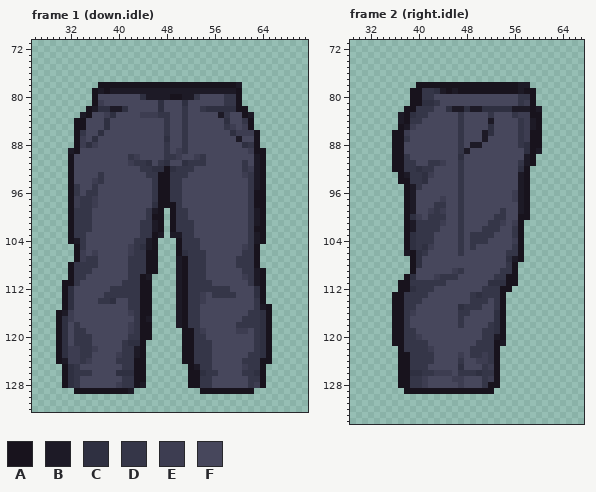
Edited in one commit: pixel-art file (assets/source/characters/player-r01/editable/bottom.dark-trousers.aseprite). Above is the file before it was changed.
96x144 pixels, 4 frames. Colours within 5 levels of each other are drawn and written as one. Shown: frame 1 (down.idle): x 26..71, y 71..132; frame 2 (right.idle): x 29..67, y 71..134. The commit also changed other frames, which this record leaves out.
Palette (. is transparent): A #18131d  B #1d1a26  C #2f3041  D #353648  E #3d3d51  F #47475c
Pixels before, frame 1 (down.idle) (only the part around the change), first column x 26:
 71 ..............................................
 72 ..............................................
 73 ..............................................
 74 ..............................................
 75 ..............................................
 76 ..............................................
 77 ..............................................
 78 ...........AAAAAAAAAAAAAAAAAAAAAAAB...........
 79 ..........ABABBBBBBBBBBBBBBBBBBBBBA...........
 80 ..........AFFFFFFFCBBBBAABBDFFFFDDA...........
 81 ..........AEFFFFFFFFFCFFFCFFFFFFDDA...........
 82 .........ABCCBBCFFFFFCFFFDFFDCCCCCAA..........
 83 ........BAFFECFFFFEEEDDFFDFFFFFBDFFAB.........
 84 .......AAFFFCFFFFFFFFFDFFDFFFFFFCFFDA.........
 85 .......AAFFFCFFFFFFFFFDFFDFFFFFFDEFEA.........
 86 .......ADFFCFFFFFFFFFFDFFDFFFFFFFCEEEA........
 87 .......AEFCFFFFFFFFFFFCFFDFFFFFFFFBFFA........
 88 .......AECEFFFFFFFFFFFDFFDFFFFFFFFFCDA........
 89 ......BAFFFFFFFFFFFFFFDFEDFFFFFFFFFFEAA.......
 90 ......AFFFFFFFFFDEFFFFDDEFFEDFFFFFFFFBA.......
 91 ......AFFFFFFFFFEDDCFDCFFCDDDFFFFFFDFBA.......
 92 ......AFFFFFFFFFFFDDCCACDDDFFFFFFFFDEBA.......
 93 ......AFFFFDFFFFFFFDDAADDDFFFFFFFFFEDBA.......
 94 ......AFFFEDFFFFFFFFDAADDFFFFFFFFFFFDBA.......
 95 ......ADFFDFFFFFFFFFDAADDFFFFFFFFFFFDBA.......
 96 ......ADFDDFFFFFFFFFDAADDFFFFFFFFFFFDAA.......
 97 ......AEDDEFFFFFFFFFDAADDFFFFFFFFFFFDAA.......
 98 ......AEDDEFFFFFFFFFCAAADFFFFFFFFFFFDAA.......
 99 ......ADDDFFFFFFFFFDBA.ADDFFFFFFFFFFDBA.......
100 ......ADDDFFFFFFFFFDAA.ADDFFFFFFFFFFDBA.......
101 ......ADDDFFFFFFFFDDBA.ADDDFFFFFFFFFDBA.......
102 ......ADDDFFFFFFFFDDBA.ADDDFFFFFFFFFDAA.......
103 ......ADDFFFFFFFFFDDAB.BBDDFFFFFFFFFDBA.......
104 ......ABDFFFFFFFFDDBA...ADDDFFFFFFFFDBA.......
105 .......ADFFFFFFFEDCBA...ADDDFFFFFFFEDA........
106 .......AEFEFFFFFEDDAA...ACDDDFFFFFFDDA........
107 .......AEDDFFFFFDDDAA...BADDDFFFFFDDDA........
108 ......ADDDDFFFFFDDDAA...BADDDFFFFFDDDA........
109 ......ADDDFFFFFFDDDAA...BADDDFFFFFFDDBA.......
110 ......ADDFFFFFFFDDAB....BADDDFFFFFFEDBA.......
111 .....AADFFFFFFFDDDAA....BADDDDFFFFFFDBA.......
112 .....ACFFFFFFDDDDDAA....BADDDDDDDFFFFCA.......
113 .....ACFFFFFDDDDDDAA....BADDEFDDDDFFFCA.......
114 .....ACFFFFDDCFFDDAA....BADDEFFFFFFFFDA.......
115 .....ACFFFFFFFFFDDAA....BADDFFFFFFFFFDBA......
116 ....ABEFFFFFFFFFEDAA....BADDFFFFFFFFDDCA......
117 ....ACEFFFFFFFFFFDAB....BADDFFFFFFFDDDCA......
118 ....ACFDFFFFFFFFEDAA....BADDFFFFFFDDDDCA......
119 ....ACFDDFFFFFFFEDAA.....AADEFFFFFEEFDCA......
120 ....ACFDDDFFFFFFDDAA.....AADDFFFFFFFFDCA......
121 ....ACFDDDFFFFFDCCA......AADDDFFFFFFFDCA......
122 ....ACEEDDEFFFFDDBA......AADDDFFFFFFFDCA......
123 ....ACEEDDFFFFEDDBA......AADDDFFFFFFDDCA......
124 ....ABEEDEFFFFDDDAA......AADDDFFFFFDDDAA......
125 .....ACDFFFFFFFDDAA.......ABDDFFFFFEDDA.......
126 .....ACDDDFFFFCCCAA.......AACDDFFFFDDCA.......
127 .....ACDFFFFFFFDDAA.......AADDFFFFFFDDA.......
128 .....ACDFFFFFFEDDAB.......AADDFFFFFFDEA.......
129 .......AAAAAAAAAB...........AAAAAAAAA.........
130 ..............................................
131 ..............................................
132 ..............................................
Pixels before, frame 2 (right.idle) (only the part around the change), first column x 31:
 71 ...................................
 72 ...................................
 73 ...................................
 74 ...................................
 75 ...................................
 76 ...................................
 77 ...................................
 78 .........AAAAAAAAAAAAAAAAABB.......
 79 ........AADDCBABAAAAAAAAAABAA......
 80 ........AADDFFFFFFFFFFFFFFDDA......
 81 ........AACCDFFFFFFFFFFFFFDEA......
 82 .......AADDDFFCBBCBBCCCCCBBBAB.....
 83 ......BACDDFFFFFDFFFFDFFFDEEAA.....
 84 ......BADDFFFFFFDFFFFBFFFFDEBA.....
 85 ......ABEFFFFFFFDFFFFCFFFFDEBA.....
 86 .....AAEFFFFFFFFDFFFBCFFFFDEAA.....
 87 .....AADFFFFFFFFDFFFBFFFFFDEAA.....
 88 .....AAFFFFFFFFFDFBBFFFFFFDCAA.....
 89 .....AAFFFFFFFFFDBFFFFFFFFFCAB.....
 90 .....AADFFFFFFFFCFFFFFFFFFFBA......
 91 .....AADDFFDDEFFDFFFFFFFFFDBA......
 92 .....AADDCDDFFFFDFFFFFFFFFCA.......
 93 ......ABDDCEFFFFDFFFFFFFFFBA.......
 94 ......AADDCFFFFFDFFFFFFFFFBA.......
 95 .......ABDFFFFFFDFFFFFFFFFBA.......
 96 .......ABFFFFFFFDFFFFFFFFEBA.......
 97 .......ABFFFFEFFDFFFFFFFFEBA.......
 98 .......ABFFFDDFFDFFFFFFFFFBA.......
 99 .......ABFFEDEFFDFFFFFFDFFBA.......
100 .......ACEFDDDFFDFFFFFDDFFAA.......
101 .......ABDDDDEFFDFFFFDDEFEA........
102 .......ABDDDDFFFDFFFDDDFFDA........
103 .......ACDDDFFFFDFDDDDFFFDA........
104 .......ACDDDFFFFDFDDDFFFFEA........
105 .......ACDCEFFFFDFDFFFFFFDA........
106 .......BACDFFFFFDFFFFFFFDDA........
107 ........ACFFFFFFFFFFFFFFCBA........
108 ........ACFFFFFFFFFFFFFFDA.........
109 ........AFFFFFFEDFFFFFFDDA.........
110 .......ACFFFEDDDFFFFFFDDAA.........
111 ......AADDDDDDFFFFFFFCCCAA.........
112 ......AACDDDFFFFFFFFDDDAA..........
113 .....AADDDDFFFFFFFDCDDDA...........
114 .....AADDDFFFFFFFFDDDFDA...........
115 .....AADDFFFFFFFCDDDFFDA...........
116 .....AADEFFFFFFFDDFFFFCA...........
117 .....AADFFFFFFFFDFFFFFCA...........
118 .....AADFFFFFFFFDFFFFDCA...........
119 .....AADDFFFFFFFFFFFDDCA...........
120 .....AADDEFFFFFFFFFFDDBA...........
121 .....AADDDDFFFFFFFFDDDAB...........
122 ......ADDDDEFFFFFFDDDDA............
123 ......AADDDDFFFFEFDDEDA............
124 ......AADDDDFFFFDFFEEDA............
125 ......AADDDFFFFFCFFFDEA............
126 ......AACCDDEEEFDDDCDDA............
127 ......AADDEFFFFEEFFFDEA............
128 ......AADDEFFFFFEFFFDAA............
129 .......AAAAAAAAAAAAAAA.............
130 ...................................
131 ...................................
132 ...................................
133 ...................................
134 ...................................
The same view after the edit:
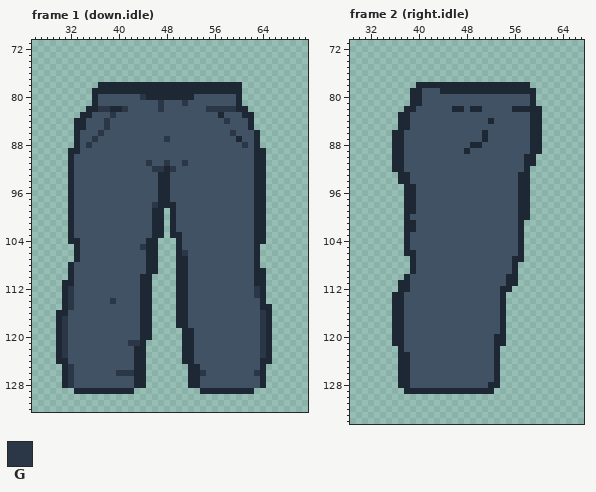
Colours new in this view: G #2b3747
The exact change:
colour A: #18131d -> #1e2835
colour F: #47475c -> #415265
Changed rows in their new state; - is a pixel that keeps its letter.
Frame 1 (down.idle):
first column x 31:
 78 -----------------------------A----
 79 ------A-AAAAAAAAAAAAAAAAAAAAA-----
 80 -------------GAAAA--AAF----FF-----
 81 ------F---------G---G------FF-----
 82 -----AGGAAG-----G---F--FGGGGG-----
 83 ---A---FG----FFFFF--F-----AF---A--
 84 -------G---------F--F------G--F---
 85 -------G---------F--F------FF-F---
 86 ---F--G----------F--F-------GFFF--
 87 ---F-G-----------G--F--------A----
 88 ---FGF-----------F--F---------GF--
 89 -A---------------F-FF----------F--
 90 -----------FF----FFF--FF--------A-
 91 -----------FFFG-FG--GFFF------F-A-
 92 -------------FFGG-GFFF--------FFA-
 93 ------F-------FF--FFF---------FFA-
 94 -----FF--------F--FF-----------FA-
 95 --F--F---------F--FF-----------FA-
 96 --F-FF---------F--FF-----------F--
 97 --FFFF---------F--FF-----------F--
 98 --FFFF---------G---F-----------F--
 99 --FFF---------FA---FF----------FA-
100 --FFF---------F----FF----------FA-
101 --FFF--------FFA---FFF---------FA-
102 --FFF--------FFA---FFF---------F--
103 --FF---------FF-A-AAFF---------FA-
104 --AF--------FFA-----FFF--------FA-
105 ---F-------FFGA-----FFF-------FF--
106 ---F-F-----FFF------GFFF------FF--
107 ---FFF-----FFF-----A-FFF-----FFF--
108 --FFFF-----FFF-----A-FFF-----FFF--
109 --FFF------FFF-----A-FFF------FFA-
110 --FF-------FF-A----A-FFF------FFA-
111 --F-------FFF------A-FFFF------FA-
112 -G------FFFFF------A-FFFFFFF----G-
113 -G-----FFFFFF------A-FFF-FFFF---G-
114 -G----FFG--FF------A-FFF--------F-
115 -G---------FF------A-FF---------FA
116 AF---------FF------A-FF--------FFG
117 GF----------F-A----A-FF-------FFFG
118 G-F--------FF------A-FF------FFFFG
119 G-FF-------FF---------FF-----FF-FG
120 G-FFF------FF---------FF--------FG
121 G-FFF-----FGG---------FFF-------FG
122 GFFFFF----FFA---------FFF-------FG
123 GFFFF----FFFA---------FFF------FFG
124 AFFFF----FFF----------FFF-----FFF-
125 -GF-------FF----------AFF-----FFF-
126 -GFFF----GGG-----------GFF----FFG-
127 -GF-------FF-----------FF------FF-
128 -GF------FFF-A---------FF------FF-
129 -----------A----------------------
Frame 2 (right.idle):
first column x 37:
 78 --------------------AA--
 79 ----FFFA-A----------A---
 80 ----FF--------------FF--
 81 ----FFF-------------FF--
 82 ---FFF--FAAFAAFFFFFAAA-A
 83 A-FFF-----F----F---FFF--
 84 A-FF------F----A----FFA-
 85 -AF-------F----F----FFA-
 86 -F--------F---AF----FF--
 87 -F--------F---A-----FF--
 88 ----------F-AA------FF--
 89 ----------FA---------F-A
 90 -F--------F----------A--
 91 -FF--FFF--F---------FA--
 92 -FFFFF----F---------F---
 93 -AFFFF----F---------A---
 94 --FFF-----F---------A---
 95 --AF------F---------A---
 96 --A-------F--------FA---
 97 --A----F--F--------FA---
 98 --A---FF--F---------A---
 99 --A--FFF--F------F--A---
100 --FF-FFF--F-----FF------
101 --AFFFFF--F----FFF-F----
102 --AFFFF---F---FFF--F----
103 --FFFF----F-FFFF---F----
104 --FFFF----F-FFF----F----
105 --FFFF----F-F------F----
106 -A-FF-----F-------FF----
107 ---F--------------FA----
108 ---F--------------F-----
109 ---------FF------FF-----
110 --F---FFFF------FF------
111 --FFFFFF-------FFF------
112 --FFFF--------FFF-------
113 -FFFF-------FFFFF-------
114 -FFF--------FFF-F-------
115 -FF-------FFFF--F-------
116 -FF-------FF----F-------
117 -F--------F-----F-------
118 -F--------F----FF-------
119 -FF-----------FFF-------
120 -FFF----------FFA-------
121 -FFFF--------FFF-A------
122 -FFFFF------FFFF--------
123 --FFFF----F-FFFF--------
124 --FFFF----F--FFF--------
125 --FFF-----F---FF--------
126 --FFFFFFF-FFFFFF--------
127 --FFF----FF---FF--------
128 --FFF-----F---F---------
